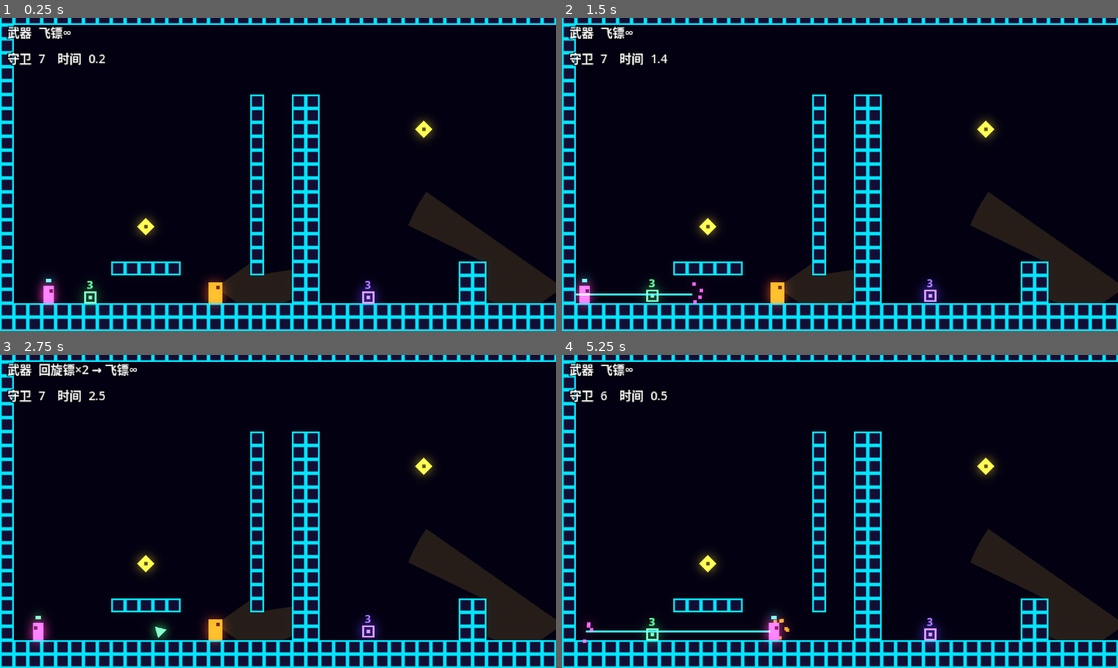
Above: before the commit, frames 1-4 (two rows, left to right).
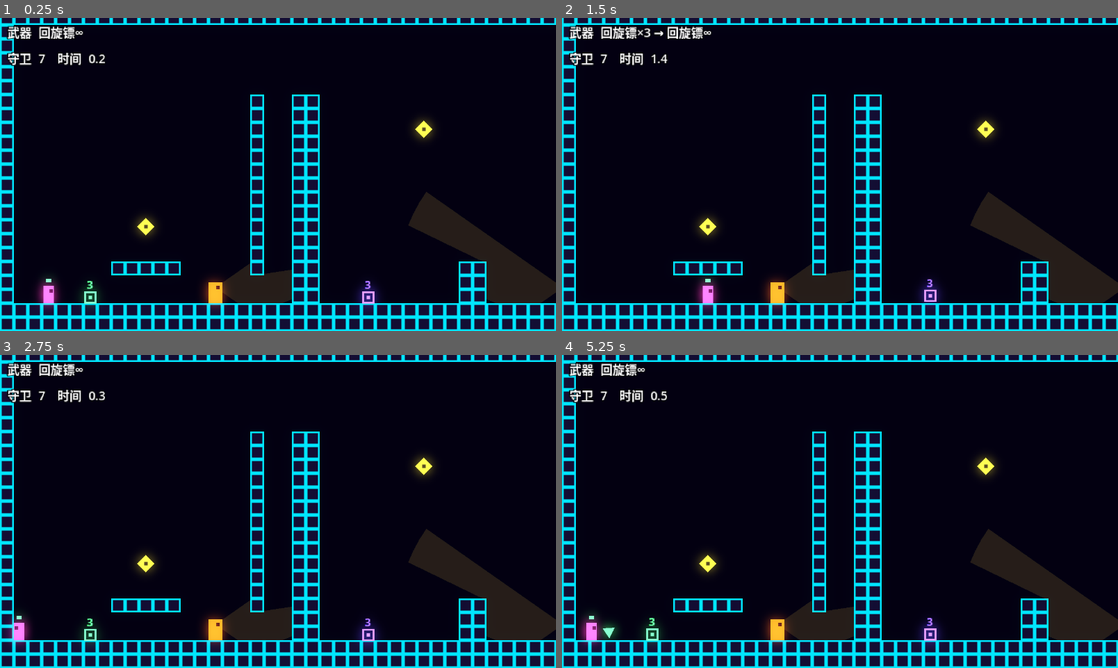
Above: after the commit, the same moments.

Repository: OneLazer/extreme-infiltration
Game: Godot game, scene res://levels/level_01.tscn
The game is run twice, just before and just after one commit, with the same random seed, the same clock (stepped at 60 frames per second) and the same inputs.
Inputs:
- Up to frame 1 (0.25 s): no input
- Up to frame 2 (1.5 s): hold D (move_right) from 0.53 s (still down); tap Down (aim_down) at 0.6 s; tap Space (jump) at 0.77 s; tap Left (aim_left) at 1.35 s
- Up to frame 3 (2.75 s): tap Space (jump) at 1.52 s; release D (move_right) at 2.03 s; hold A (move_left) from 2.03 s (still down); tap Right (aim_right) at 2.1 s
- Up to frame 4 (5.25 s): release A (move_left) at 2.78 s; hold D (move_right) 2.78-4.28 s; tap Up (aim_up) at 2.85 s; tap Space (jump) at 3.02, 3.77, 4.52 s; tap Down (aim_down) at 3.6 s; hold A (move_left) 4.28-5.03 s; tap Left (aim_left) at 4.35 s; hold D (move_right) from 5.03 s (still down); tap Right (aim_right) at 5.1 s

The runs differ from the first frame. In frame 1, 0.2% of the frame differs, in the area x 7-15%, y 2-85%; in frame 2, 1.4%; in frame 3, 1.3%; in frame 4, 2.3%, in the area x 3-53%, y 2-93%.
Error in both runs: Trying to assign an array of type "Array" to a variable of type "Array[int]". (res://scripts/player.gd:214)

Commit message:
初始武器改为回旋镖
- Player.current_weapon() 队列为空时返回 BOOMERANG（无限使用）
- HUD 默认武器文案同步为「回旋镖∞」

Diff:
--- a/scripts/level.gd
+++ b/scripts/level.gd
@@ -68,7 +68,7 @@
 	var parts: Array[String] = []
 	for w in Game.player.weapon_queue:
 		parts.append("%s×%d" % [WeaponDefs.get_def(w["type"])["name"], w["ammo"]])
-	parts.append("飞镖∞")
+	parts.append("回旋镖∞")
 	_hud.text = "武器  %s\n守卫  %d    时间  %.1f" % [" → ".join(parts), enemies_left, time]
 
 
--- a/scripts/player.gd
+++ b/scripts/player.gd
@@ -48,7 +48,7 @@
 var _dash_end_mult := 1.0
 
 ## 已拾取武器队列（先进先出）。元素：{"type": WeaponDefs.Type, "ammo": int}
-## 队列为空时使用默认武器飞镖（无限）。
+## 队列为空时使用初始武器回旋镖（无限）。
 var weapon_queue: Array[Dictionary] = []
 var active_boomerang: Boomerang = null
 
@@ -253,7 +253,7 @@
 
 
 func current_weapon() -> int:
-	return weapon_queue[0]["type"] if not weapon_queue.is_empty() else WeaponDefs.Type.DART
+	return weapon_queue[0]["type"] if not weapon_queue.is_empty() else WeaponDefs.Type.BOOMERANG
 
 
 func _can_fire() -> bool:
